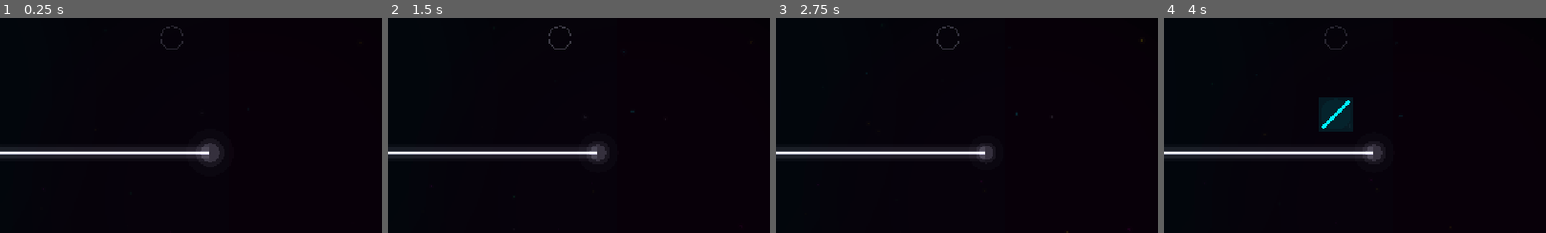
Above: before the commit, frames 1-4 (left to right).
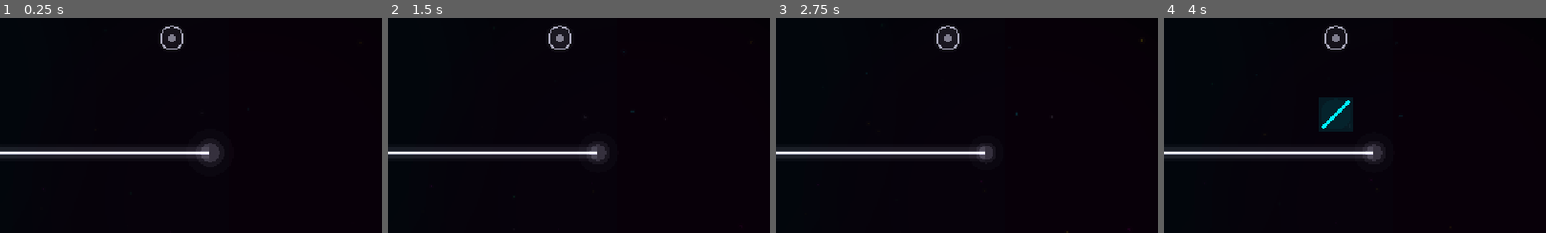
Above: after the commit, the same moments.

Repository: TheIanM/lumatical
Game: Godot game, scene res://scenes/Main.tscn
Same seed, same stepped clock (60 frames per second), same inputs: the game is played once before the commit and once after it.
Inputs (mouse positions are % of the whole screen's width and height, from its top left):
- Up to frame 1 (0.25 s): no input
- Up to frame 2 (1.5 s): click "[1] Mirror 0/2" at 0.5 s; click "[1] Mirror 0/2" at 1.25 s
- Up to frame 3 (2.75 s): click "[1] Mirror 0/2" at 2 s
- Up to frame 4 (4 s): tap Enter at 2.75 s; move the mouse to (72, 45) at 2.77 s; tap 1 at 2.85 s; click (72, 45) at 2.92 s; tap Space at 3.02 s; click "[1] Mirror 1/2" at 3.5 s
The pictures show only the part of the screen within x 50-100%, y 23-73%; the shares and areas given below are measured in that part.

The runs differ from the first frame. In frame 1, 0.2% of the frame differs, in the area x 42-48%, y 3-15%; in frame 2, 0.2%; in frame 3, 0.2%; in frame 4, 0.2%.

Commit message:
Improve target color visibility and brighten blue beam color
Unhit targets were nearly invisible (peak alpha 0.25) with only a thin
ring — making it impossible to tell what color a target required. Two
fixes:

- Brightened BLUE from (0.27, 0.4, 1.0) to (0.3, 0.55, 1.0) so it reads
  as clearly blue rather than dark indigo. RED also slightly adjusted
  for warmth.
- Reworked unhit target rendering: added a filled disc (dim but visible),
  a bright 0.7-alpha ring, and a solid inner dot — so the required color
  is immediately readable at a glance. Base alpha raised from 0.2 to 0.5.

💘 Generated with Crush

Diff:
--- a/src/beam_simulator.gd
+++ b/src/beam_simulator.gd
@@ -16,9 +16,9 @@
 # ── Beam Colors (from the GDD neon palette) ──────────────────────────────────
 
 const WHITE := Color(0.91, 0.91, 1.0)   # #e8e8ff — full spectrum
-const RED   := Color(1.0, 0.2, 0.33)    # #ff3355
-const GREEN := Color(0.0, 1.0, 0.53)    # #00ff88
-const BLUE  := Color(0.27, 0.4, 1.0)    # #4466ff
+const RED   := Color(1.0, 0.25, 0.2)     # #ff4033 — bright warm red
+const GREEN := Color(0.0, 1.0, 0.53)     # #00ff88
+const BLUE  := Color(0.3, 0.55, 1.0)     # #4d99ff — clear bright blue
 
 
 ## A straight segment of a beam between two grid points (in world space).
--- a/src/grid.gd
+++ b/src/grid.gd
@@ -215,10 +215,16 @@
 			draw_arc(c, r * pulse, 0, TAU, 36, base_col, 3.0)
 			draw_circle(c, r * 0.55 * pulse, base_col)
 		else:
-			# Unhit — dim ring with slow breathing
-			var breath := 0.2 + sin(_time * 1.5 + pos.x * 0.5) * 0.05
-			var col := Color(base_col.r, base_col.g, base_col.b, breath)
-			draw_arc(c, r, 0, TAU, 36, col, 2.0)
+			# Unhit — solid filled ring so the required color is clearly readable
+			var breath := 0.5 + sin(_time * 1.5 + pos.x * 0.5) * 0.1
+			# Outer glow
+			draw_circle(c, r * 1.3, Color(base_col.r, base_col.g, base_col.b, 0.05 * breath))
+			# Filled disc — dim but clearly shows the color
+			draw_circle(c, r, Color(base_col.r, base_col.g, base_col.b, 0.12 * breath))
+			# Bright ring
+			draw_arc(c, r, 0, TAU, 36, Color(base_col.r, base_col.g, base_col.b, 0.7), 2.5)
+			# Inner dot — solid color core
+			draw_circle(c, r * 0.35, Color(base_col.r, base_col.g, base_col.b, 0.5))
 
 
 func _draw_mirrors() -> void:
